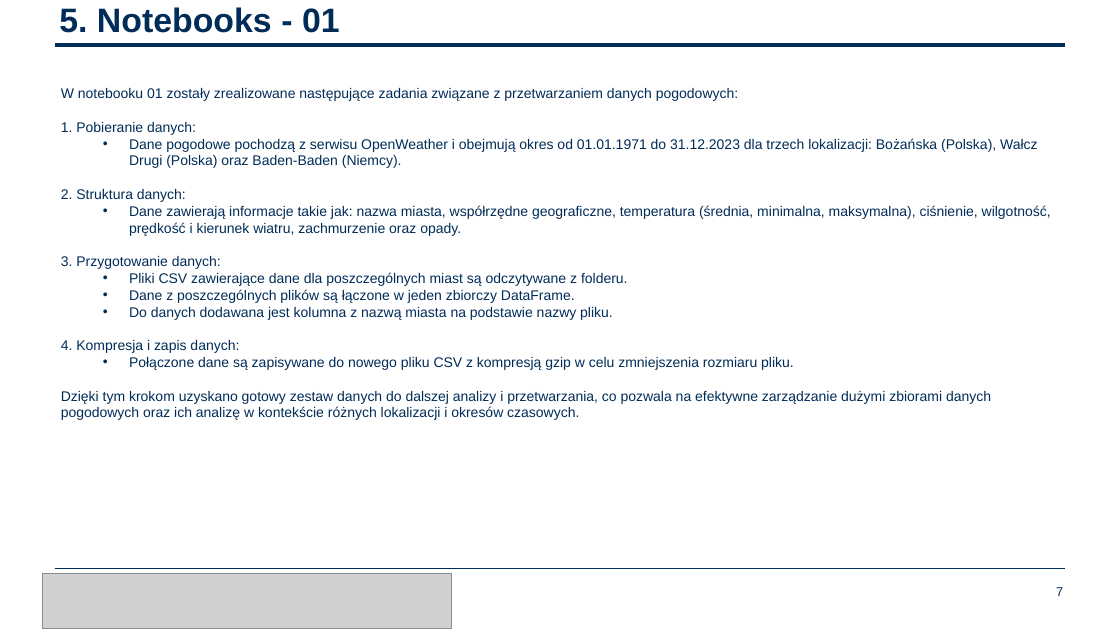
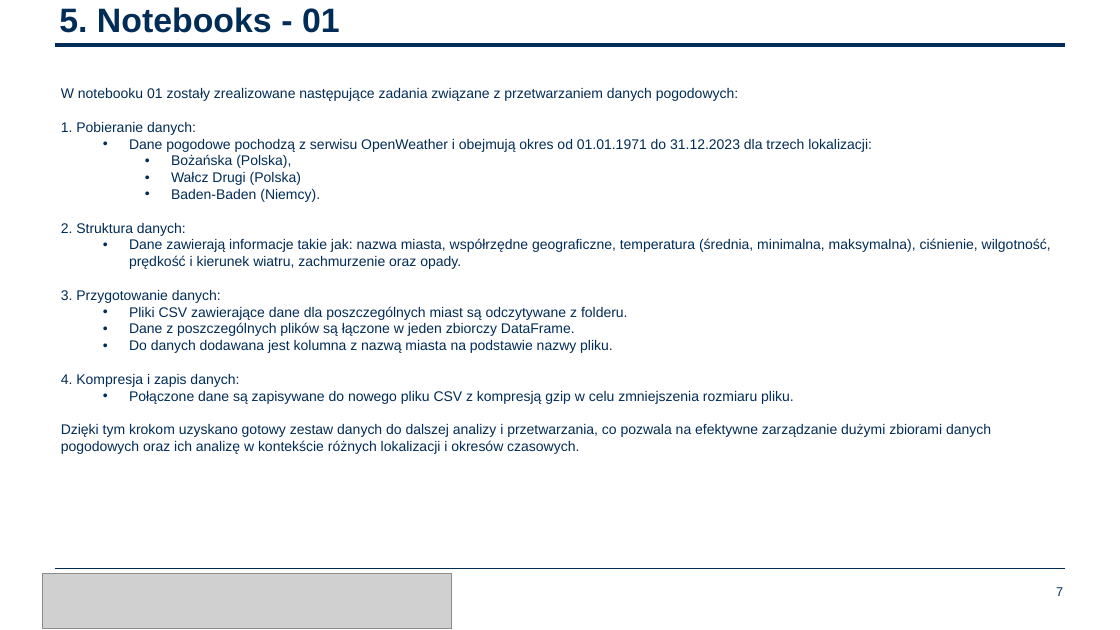
Before and after one commit to BartoszRP/MERITO_ML_Projekt_Fotowoltaika_2024, a slide deck: slide 7 of 6. Docs/Bartosz_Reszka_Piwowarski_Prezentacja.pptx. Drawn at 1120x630 pixels with LibreOffice and Linux fonts; fonts in the diff are those of the drawing; grey boxes stand for pictures; background and template pictures are left out. Boxes give left, top, right and bottom in pixels: in the first picture for what was removed or moved away, otherwise in the second. Text is boxed around its words. In the diff, an @@ line names an element or a change of style, - is before the commit and + after.

```diff
--- a/6. Docs/Bartosz_Reszka_Piwowarski_Prezentacja.pptx
+++ b/6. Docs/Bartosz_Reszka_Piwowarski_Prezentacja.pptx
@@ text at (x1=129, y1=139, x2=872, y2=202): text changed @@
-  • Dane pogodowe pochodzą z serwisu OpenWeather i obejmują okres od 01.01.1971 do 31.12.2023 dla trzech lokalizacji: Bożańska (Polska), Wałcz Drugi (Polska) oraz Baden-Baden (Niemcy).
+  • Dane pogodowe pochodzą z serwisu OpenWeather i obejmują okres od 01.01.1971 do 31.12.2023 dla trzech lokalizacji:
+    • Bożańska (Polska),
+    • Wałcz Drugi (Polska)
+    • Baden-Baden (Niemcy).
```
Also in this commit, not shown: 4 slides added, 2 other files.
